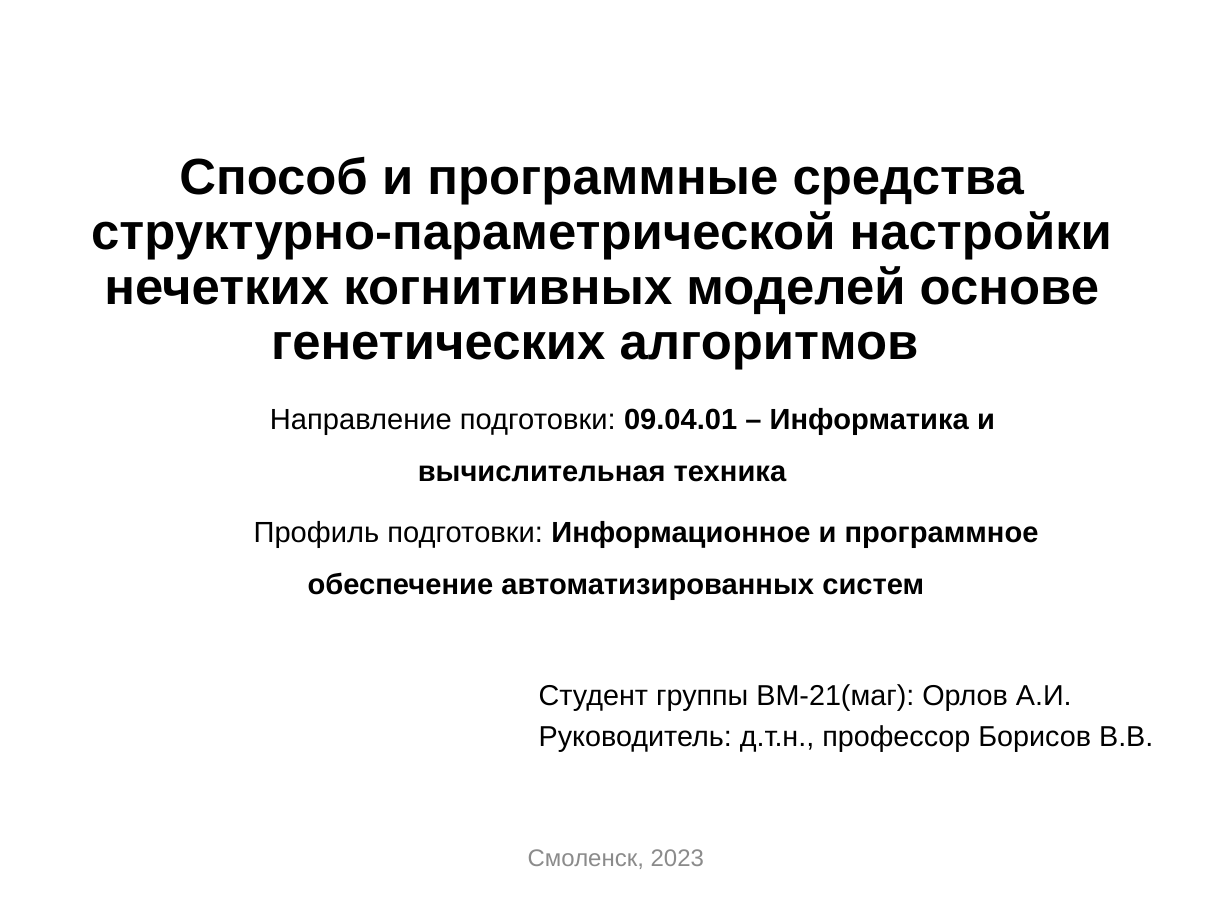
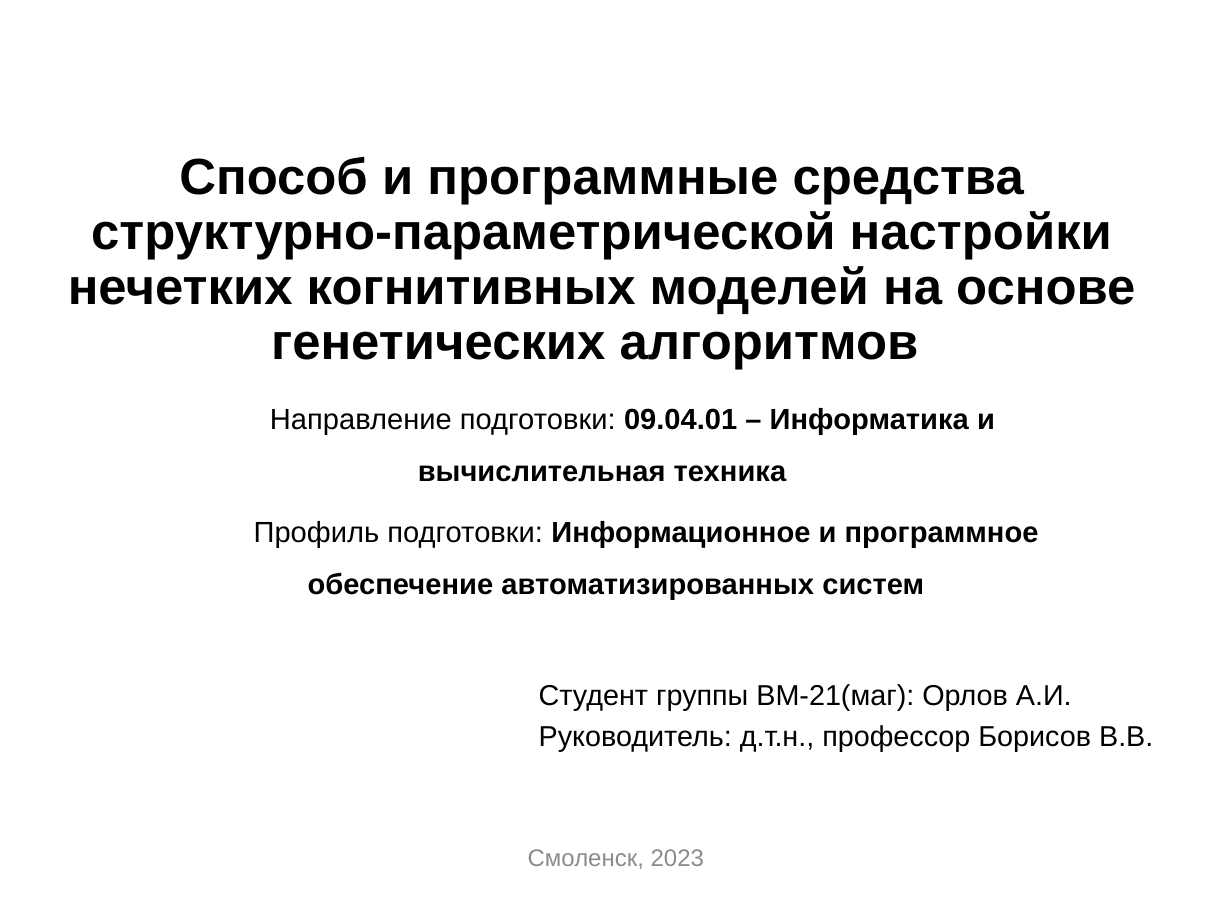
Before and after one commit to SquakR/fuzzy_cognitive_model, a slide deck: slide 1 of docs/presentation.pptx. Drawn at 1232x924 pixels with LibreOffice and Linux fonts; fonts in the diff are those of the drawing; background and template pictures are left out. Boxes give left, top, right and bottom in pixels: in the first picture for what was removed or moved away, otherwise in the second. Text is boxed around its words. In the diff, an @@ line names an element or a change of style, - is before the commit and + after.

```diff
--- a/docs/presentation.pptx
+++ b/docs/presentation.pptx
@@ title at <box>68,156,1135,370</box>: text changed @@
-Способ и программные средства структурно-параметрической настройки нечетких когнитивных моделей основе генетических алгоритмов
+Способ и программные средства структурно-параметрической настройки нечетких когнитивных моделей на основе генетических алгоритмов
```
Also in this commit, not shown: 3 other slides changed, 3 slides added, 2 slides removed.
